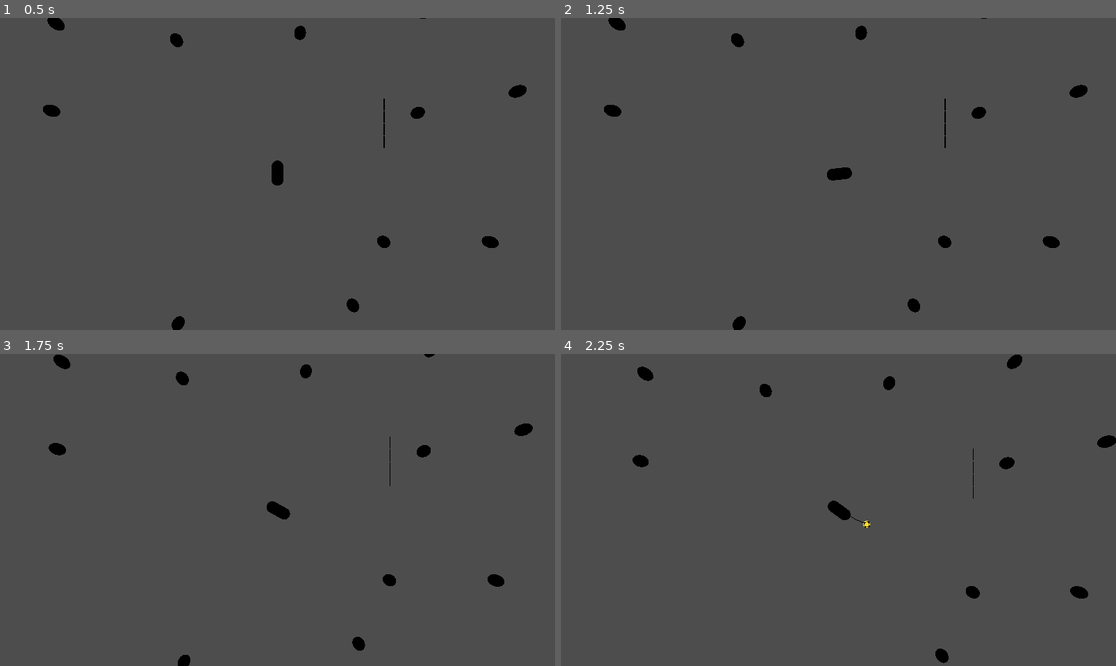
Above: before the commit, frames 1-4 (two rows, left to right).
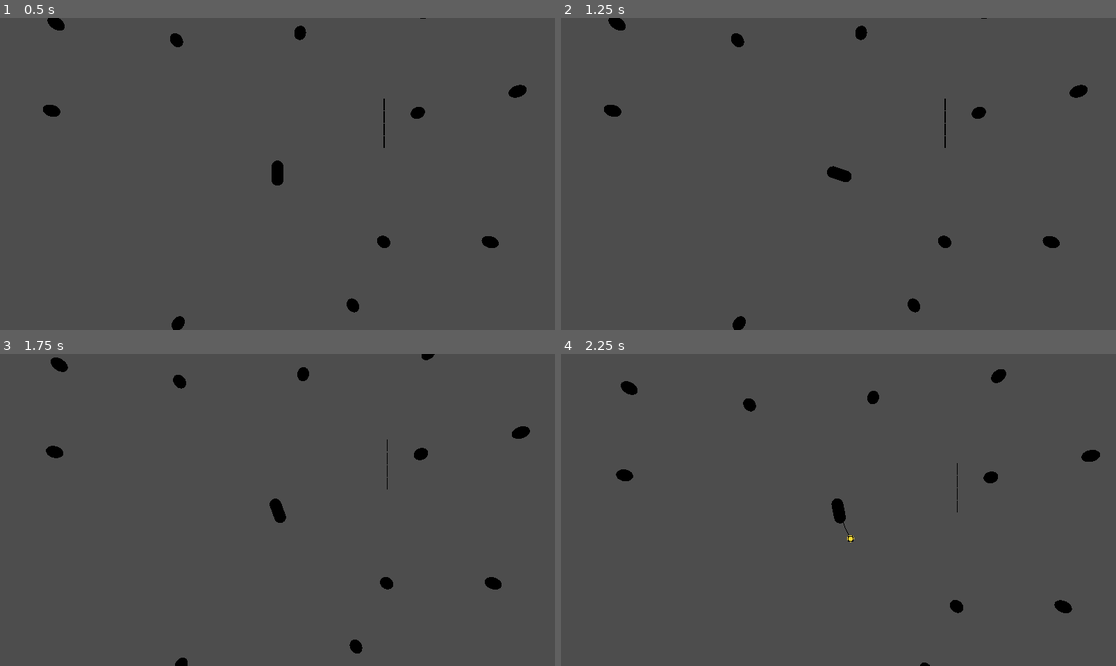
Above: after the commit, the same moments.

Repository: ALP-Games/Asteroid-collection-game
Game: Godot game, scene res://levels/world.tscn
The game is run twice, just before and just after one commit, with the same random seed, the same clock (stepped at 60 frames per second) and the same inputs.
Inputs (mouse positions are in pixels of both pictures, inside the frame that each line leads up to):
- Up to frame 1 (0.5 s): no input
- Up to frame 2 (1.25 s): tap Enter at 0.5 s; move the mouse to (960, 158) at 0.52 s; hold D (rot_right) from 0.53 s (still down); click (960, 158) at 0.6 s
- Up to frame 3 (1.75 s): move the mouse to (166, 525) at 1.27 s; release D (rot_right) at 1.28 s; hold S (reverse) from 1.28 s (still down); tap Space (stop) at 1.35 s
- Up to frame 4 (2.25 s): move the mouse to (894, 441) at 2.02 s; release S (reverse) at 2.03 s; hold D (rot_right) from 2.03 s (still down); click (894, 441) at 2.1 s

Frame 1 is identical in both runs. In frame 2, less than 0.1% of the frame differs, in the area x 47-53%, y 47-53%; in frame 3, 0.8%; in frame 4, 1.9%, in the area x 9-100%, y 0-100%.

Commit message:
Revert "turn acceleration and max turn speed changed"
This reverts commit 85666badd5b851ac062a4f4b3b349145369fec94.

Diff:
--- a/levels/world.tscn
+++ b/levels/world.tscn
@@ -13,8 +13,6 @@
 target = NodePath("../PlayerShip")
 
 [node name="PlayerShip" parent="." instance=ExtResource("1_2mgkc")]
-turn_acceleration = 8.0
-max_turn_speed = 3.0
 
 [node name="Asteroid" parent="." instance=ExtResource("2_tsgde")]
 transform = Transform3D(1, 0, 0, 0, 1, 0, 0, 0, 1, 18.1092, -1.90735e-06, 5.79686)
